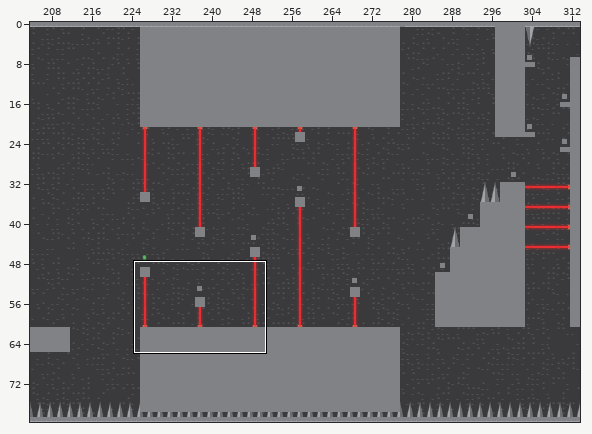
A Tiled map gets an edit: assets/Tilemaps/Map3.tmx. Above: a wide view before the commit, with the close-up outlined.
Close-up. The starting point:
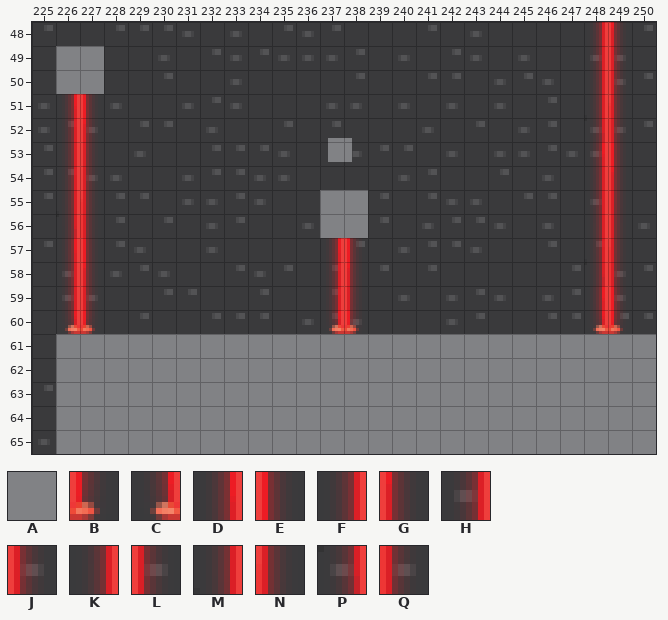
Cells are 8x8 px. Shown: x 225..250, y 48..65. The commit also changed other parts of the map, which this record leaves out.
Key: from "tileset1": A 3; from "tileset2": B 138 turned 180, C 139 turned 180, D 154, E 155, F 170, G 171, H 186, J 187, K 202, L 203, M 218, N 219, P 234, Q 235.
_ is an empty cell.
Objects are placed by their top-left corner, in cells (3,4 is the top-left corner of cell 3,4); size is 1x1 cell unless given.
Layers that did not change in this view are not listed.
Layer "Hazard" before, first column x 225:
48 _______________________FG_
49 _______________________HJ_
50 _______________________KL_
51 _DE____________________MN_
52 _FG____________________PQ_
53 _HJ____________________DE_
54 _KL____________________FG_
55 _MN____________________HJ_
56 _PQ____________________KL_
57 _DE_________DE_________MN_
58 _FG_________FG_________PQ_
59 _HJ_________HJ_________DE_
60 _CB_________CB_________CB_
61 __________________________
62 __________________________
63 __________________________
64 __________________________
65 __________________________
Layer "Terrain" before, first column x 225:
48 __________________________
49 _AA_______________________
50 _AA_______________________
51 __________________________
52 __________________________
53 __________________________
54 __________________________
55 ____________AA____________
56 ____________AA____________
57 __________________________
58 __________________________
59 __________________________
60 __________________________
61 _AAAAAAAAAAAAAAAAAAAAAAAAA
62 _AAAAAAAAAAAAAAAAAAAAAAAAA
63 _AAAAAAAAAAAAAAAAAAAAAAAAA
64 _AAAAAAAAAAAAAAAAAAAAAAAAA
65 _AAAAAAAAAAAAAAAAAAAAAAAAA
Objects on layer "Objects" before:
A at 237.3,52.8
New version:
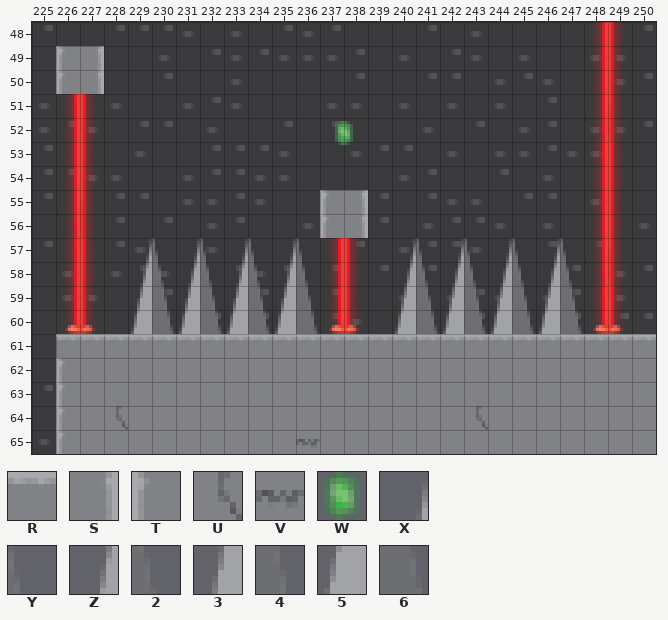
Further tiles: from "tileset1": R 0, S 8, T 9, U 10 flipped up-down, V 11 flipped on the diagonal, W 30; from "tileset2": X 78, Y 79, Z 94, 2 95, 3 110, 4 111, 5 126, 6 127.
See-through tiles are keyed as they look on the map.
The edit:
Changed rows in their new state; . is an unchanged cell.
Layer "Objects":
added: W at 237.5,52.1
removed: A at 237.3,52.8
Layer "Hazard":
first column x 229:
57 XYXYXYXY...XYXYXYXY
58 Z2Z2Z2Z2...Z2Z2Z2Z2
59 34343434...34343434
60 56565656...56565656
Layer "Terrain":
first column x 226:
49 TS
50 TS
first column x 237:
55 TS
56 TS
first column x 226:
61 RRRRRRRRRRRRRRRRRRRRRRRRR
62 T........................
63 T........................
64 T.U..............U.......
65 T.........V..............
